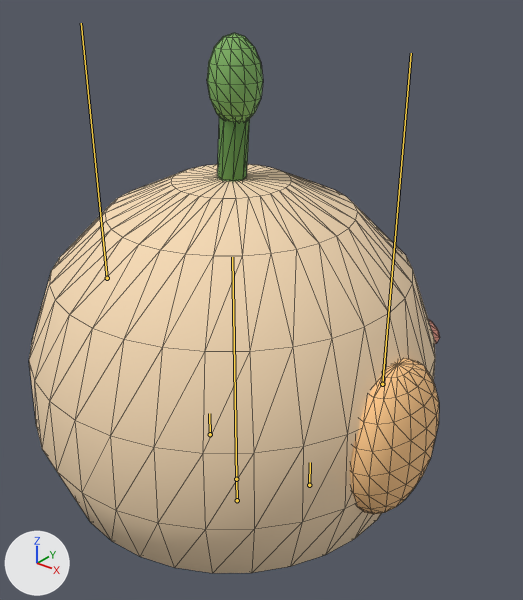
Two versions of the glTF model assets/models/creature_kit.glb, one commit apart.
One viewpoint serves both versions: a 50 mm camera at (0.493, -0.565, 0.657) aimed at (0.025, 0.02, 0.295). Arrows for +X, +Y and +Z are at lower left; the lights stay in place. The older version comes first. The bones that change, and the others that lie on the model, are drawn over the model as lines. Mesh edges are drawn as thin lines.

Names of what the first picture shows: 'Body', 'Sprout', 'WingR'.
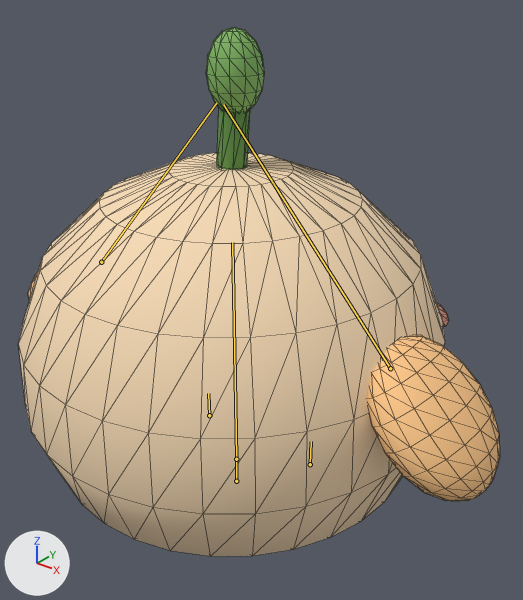
The newer file adds an action. The first version stands in its rest pose; the second is drawn at frame 6 of the action 'hop'.

Where the change shows, as pixel boxes [x1, y1, x2, y2] in the pictures (523 x 600 px):
'Body', posed
    before: [29, 164, 440, 573]
    after: [18, 153, 449, 556]
'WingR', posed
    before: [350, 358, 439, 514]
    after: [367, 335, 500, 501]
'Sprout', posed
    before: [207, 33, 263, 182]
    after: [206, 27, 264, 170]
'WingL', posed (not visible before)
    after: [28, 271, 38, 300]
bone 'b_root', root to tip
    before: (237, 500) to (236, 479)
    after: (236, 481) to (236, 459)
bone 'b_body', root to tip
    before: (236, 479) to (232, 257)
    after: (236, 459) to (232, 242)
bone 'b_wing_l', root to tip
    before: (107, 278) to (81, 23)
    after: (101, 262) to (216, 103)
bone 'b_wing_r', root to tip
    before: (382, 384) to (411, 53)
    after: (390, 368) to (223, 104)

The edits, one by one:
Bone 'b_root' (bone_b_root) moves from (0.0, 0.0, 0.0) to (0.0, 0.032, 0.0).
Bone 'b_body' (bone_b_body) is rescaled from (1.0, 1.0, 1.0) to (1.03, 0.95, 1.03).
Bone 'b_wing_l' (bone_b_wing_l) turns from (0, 0, 0) to (0, 0, -40) degrees about its own x, y and z.
Bone 'b_wing_r' (bone_b_wing_r) turns from (0, 0, 0) to (0, 0, 40) degrees about its own x, y and z.
